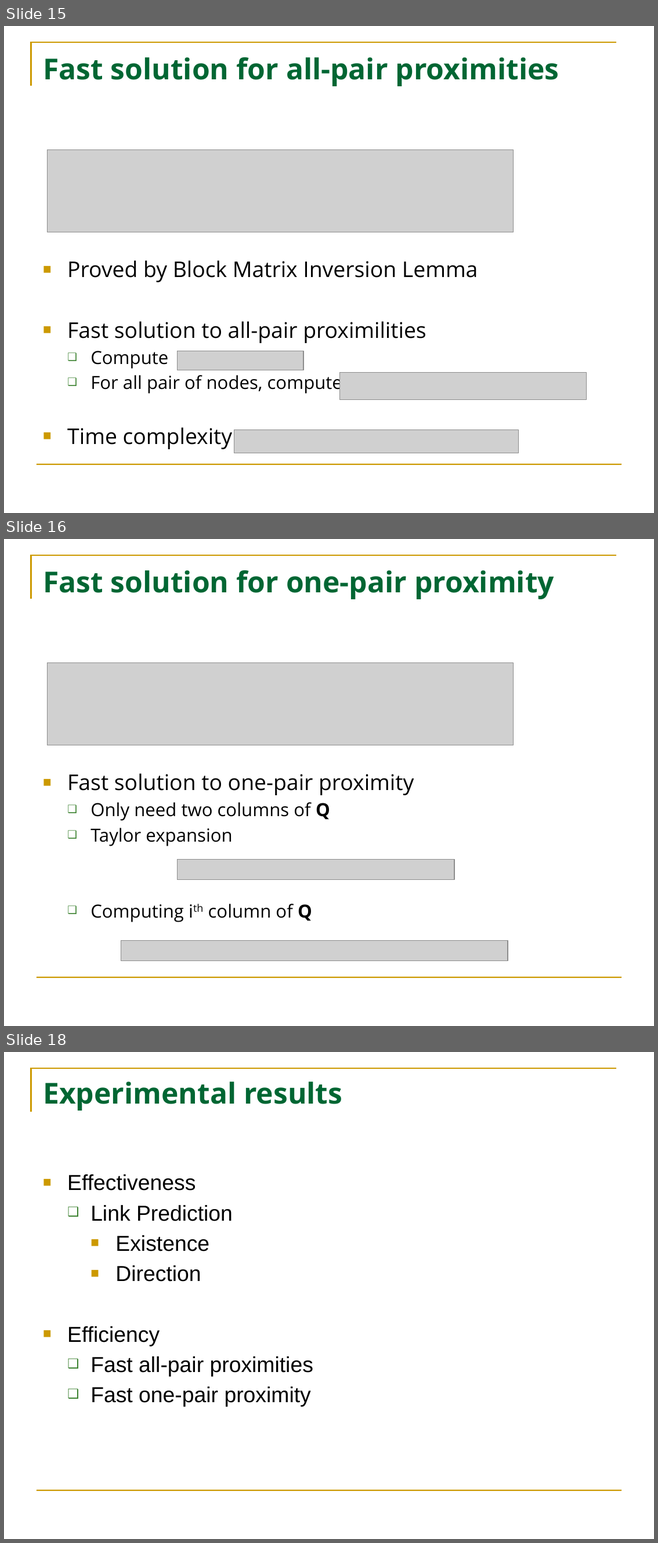
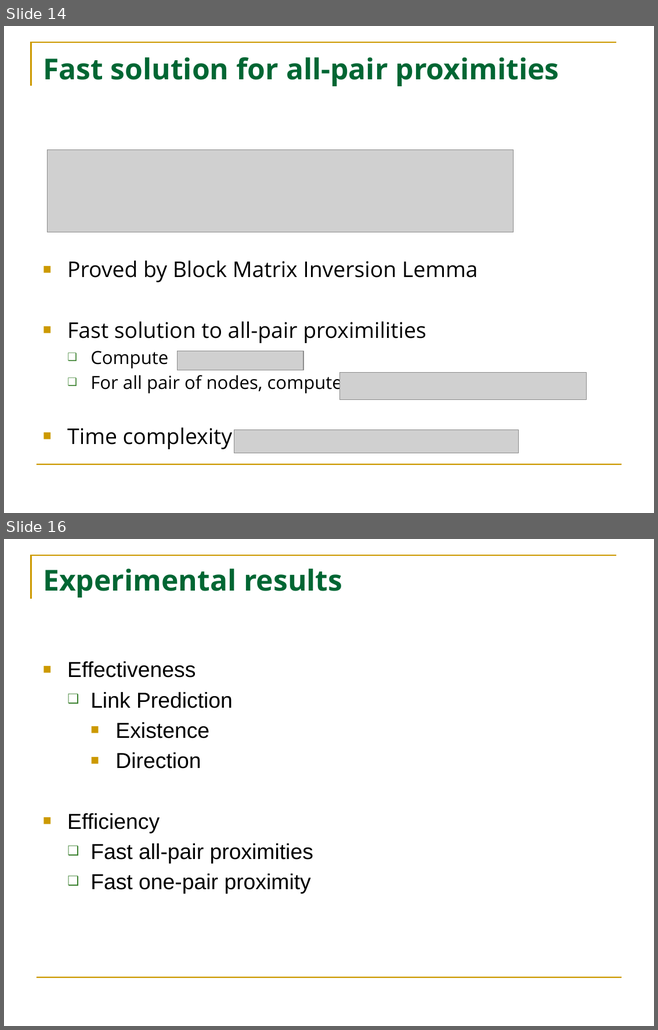
Before and after one commit to HuanSGT/rw-dir-prox, a slide deck: rw-pdf.pptx. Shown one above the other, each under a label of ours: slides 15, 16 and 18 before the commit, slides 14 and 16 after it; the slides between them are not shown. The pictures are 658x1543 and 658x1030 pixels, drawn with LibreOffice and Linux fonts; fonts in the diff are those of the drawing; grey boxes stand for pictures. Boxes give left, top, right and bottom in pixels: in the first picture for what was removed or moved away, otherwise in the second. Text is boxed around its words. In the diff, an @@ line names an element or a change of style, - is before the commit and + after.

```diff
--- a/rw-pdf.pptx
+++ b/rw-pdf.pptx
@@ slide 16 removed at <box>4,539,654,1026</box>, background #FFFFFF; not listed: 2 template elements that a slide beside it also shows @@
@@ title removed at <box>43,570,554,599</box> @@
-Fast solution for one-pair proximity
@@ picture removed at <box>48,663,513,745</box> @@
@@ text removed at <box>67,773,413,922</box> @@
-■ Fast solution to one-pair proximity
-  ❑ Only need two columns of Q
-  ❑ Taylor expansion
-  ❑ Computing ith column of Q
@@ picture removed at <box>177,860,454,880</box> @@
@@ picture removed at <box>121,941,507,961</box> @@
@@ what was slide 15 is now slide 14 @@
@@ what was slide 18 is now slide 16 @@
```
Also in this commit, not shown: 4 slides changed, 7 other slides removed, 4 other files.
